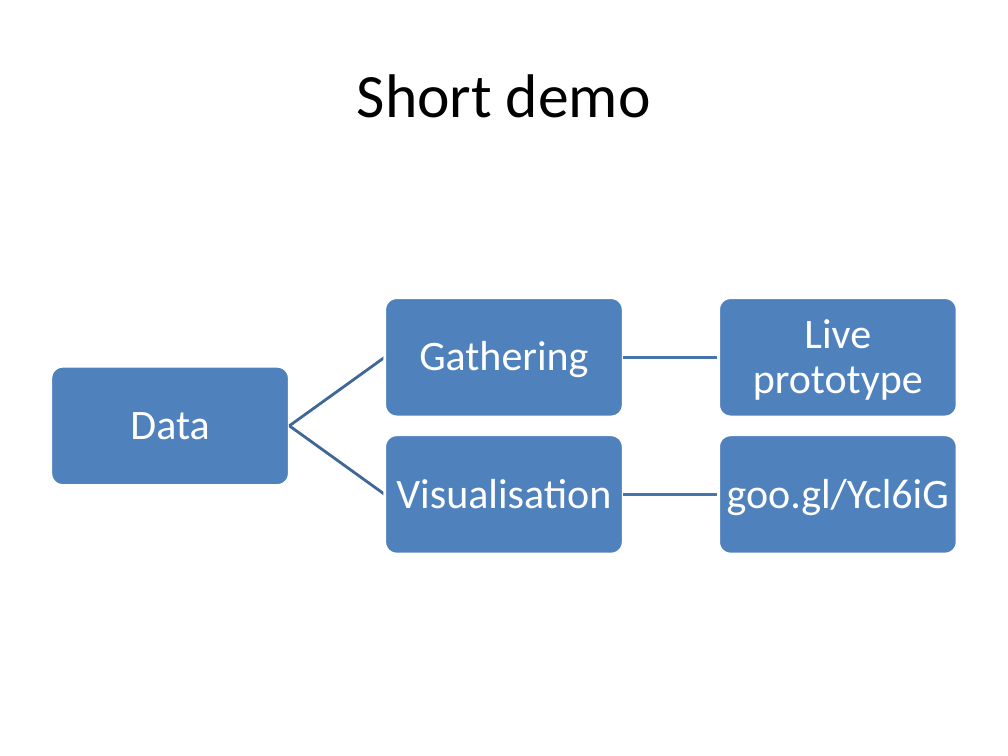
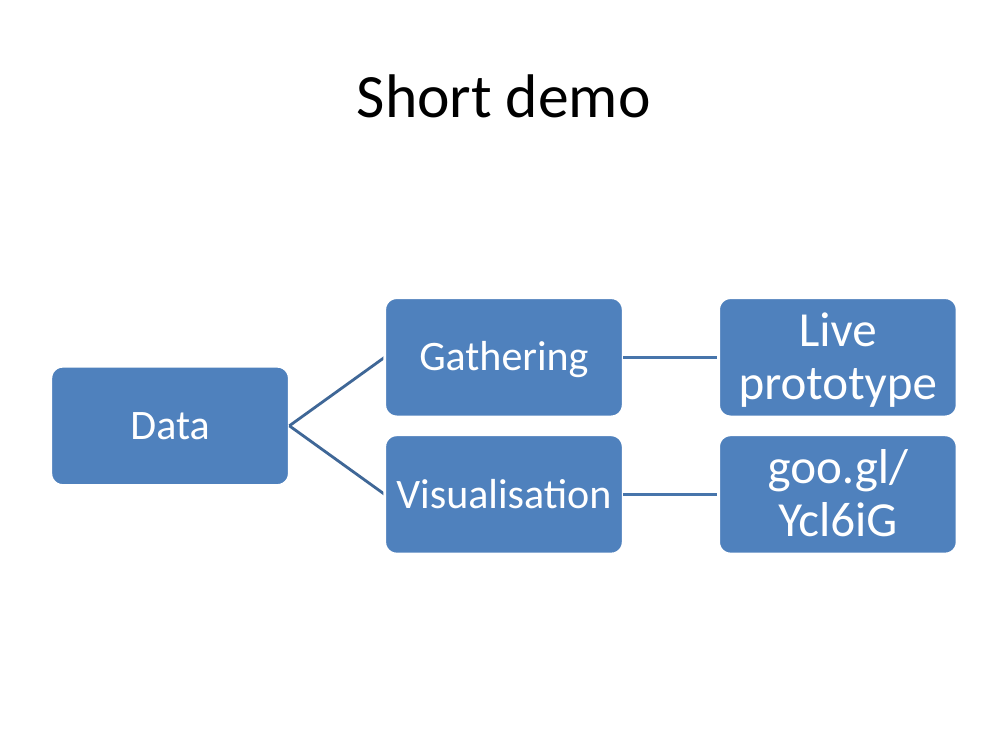
Before and after one commit to bicyclus/prototype1, a slide deck: slide 3 of Verslagen/intermediate demo.pptx. Drawn at 1008x756 pixels with LibreOffice and Linux fonts; fonts in the diff are those of the drawing. Boxes give left, top, right and bottom in pixels: in the first picture for what was removed or moved away, otherwise in the second. Text is boxed around its words. In the diff, an @@ line names an element or a change of style, - is before the commit and + after.

Commit message:
aanpassingen demo.ppt en nieuwe data heartbeat demo plot + color modifications

```diff
--- a/Verslagen/intermediate demo.pptx
+++ b/Verslagen/intermediate demo.pptx
@@ text "Live prototype" at box(739, 312, 937, 407): size 30 to 35 pt; more space between paragraphs @@
@@ text "goo.gl/Ycl6iG" at box(768, 449, 908, 537): size 30 to 35 pt; more space between paragraphs @@
```
Also in this commit, not shown: 1 other slide changed, 1 other file.
